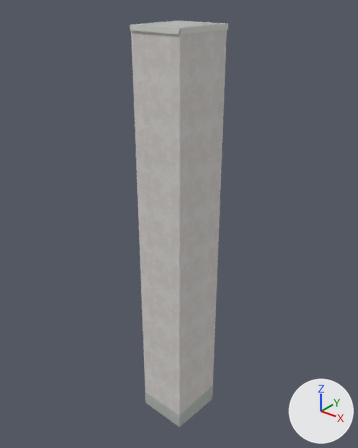
A saved change to the Blender file assets/blender/buildings/osm-way-480849469.blend.
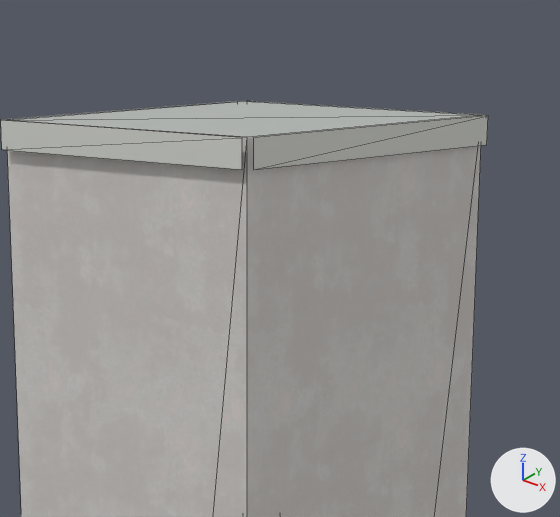
Each version is shown whole from a camera (50 mm lens) standing at (6.67, -8.34, 10.73) and looking at (-0.16, 0.19, 5.44), then close up on the part from 36% to 68% of the width and 0% to 23% of the height. The lights are fixed; the arrows at lower right show +X, +Y and +Z. The first two pictures are the older version. The close-ups show mesh edges as thin lines.

The scene before the commit, as lines of its bpy script (objects in view):
```python
ob_reality_480849469_near_reality_aged_pale_plaster = bpy.data.objects.new('reality 480849469 near reality aged pale plaster', me_reality_480849469_near_reality_aged_pale_plaster)
ob_reality_480849469_near_reality_aged_pale_plaster.parent = ob_osm_way_480849469
ob_reality_480849469_near_reality_aged_pale_plaster.location = (0.0, 0.0, 0.0)
ob_reality_480849469_near_reality_flat_weathered_roof = bpy.data.objects.new('reality 480849469 near reality flat weathered roof', me_reality_480849469_near_reality_flat_weathered_roof)
ob_reality_480849469_near_reality_flat_weathered_roof.parent = ob_osm_way_480849469
ob_reality_480849469_near_reality_flat_weathered_roof.location = (0.0, 0.0, 0.0)
ob_reality_480849469_near_reality_pale_aluminum_sill = bpy.data.objects.new('reality 480849469 near reality pale aluminum sill', me_reality_480849469_near_reality_pale_aluminum_sill)
ob_reality_480849469_near_reality_pale_aluminum_sill.parent = ob_osm_way_480849469
ob_reality_480849469_near_reality_pale_aluminum_sill.location = (0.0, 0.0, 0.0)
```
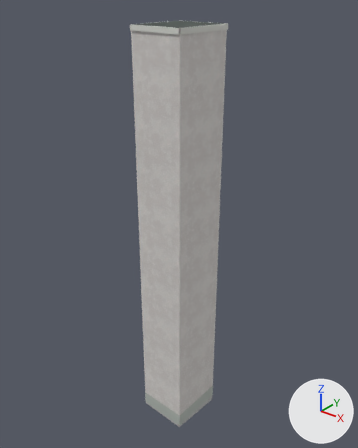
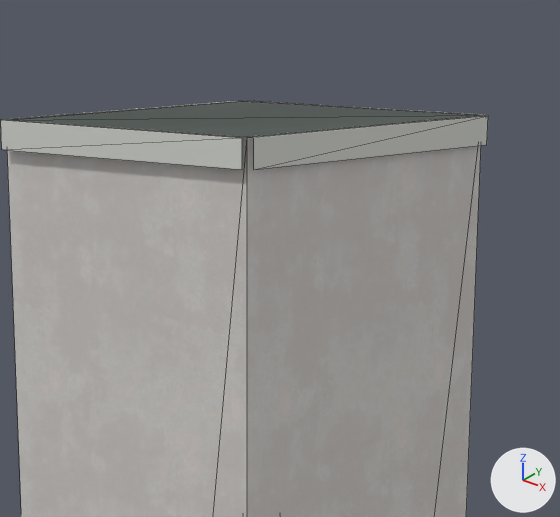
Changed parts and their boxes [x1, y1, x2, y2] in the close-ups (560 x 517 px):
'reality 480849469 near reality flat weathered roof', surface changed (darker): [11, 101, 479, 137] in both
part 1 of me_reality_480849469_near_reality_pale_aluminum_sill, built on: [10, 101, 488, 157] in both

What changed in the scene script:
```text
Add img_roof_color_png:
    img_roof_color_png = load_image('roof-color.png', '../../../public/models/architecture/textures/roof-color.png', 256, 256, 'sRGB')
Add img_roof_normal_png:
    img_roof_normal_png = load_image('roof-normal.png', '../../../public/models/architecture/textures/roof-normal.png', 256, 256, 'Non-Color')
Change mat_reality_flat_weathered_roof:
    remove # nodes: BsdfPrincipled, OutputMaterial
    remove # colours: grey #b3b7b4
    nodes: BsdfPrincipled, MixRGB, NormalMap, OutputMaterial, TexImage x2
    colours: white #ffffff
    uses the picture img_roof_color_png
    uses the picture img_roof_normal_png
Change me_reality_480849469_near_reality_pale_aluminum_sill:
    used by ob_reality_480849469_near_reality_pale_aluminum_sill; parent = ob_osm_way_480849469; location = (0.0, 0.0, 0.0)
    remove me_reality_480849469_near_reality_pale_aluminum_sill.from_pydata(...)  # 16 vertices, 8 faces; spans x -0.7..0.7, y -0.78..0.78, z 9.89..10.0
    add me_reality_480849469_near_reality_pale_aluminum_sill.from_pydata(...)  # 32 vertices, 16 faces; spans x -0.7..0.7, y -0.78..0.78, z 9.89..10.0
    me_reality_480849469_near_reality_pale_aluminum_sill part 1
    8 faces are deleted
    8 vertices are added at x -0.67..0.67, y -0.75..0.75, z 10.0
    8 new vertices lie (0.0, 0.0, 0.11) away from vertices in x -0.7..0.7, y -0.78..0.78, z 9.89
    16 new faces join them
```
